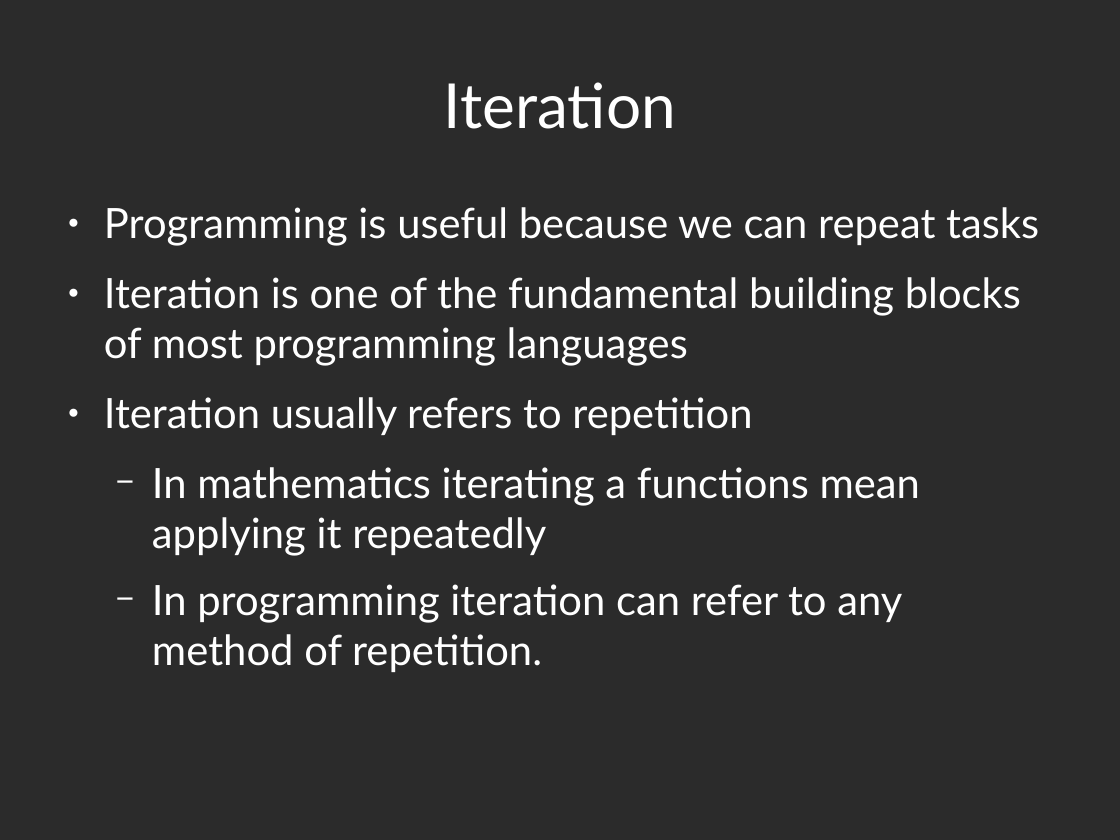
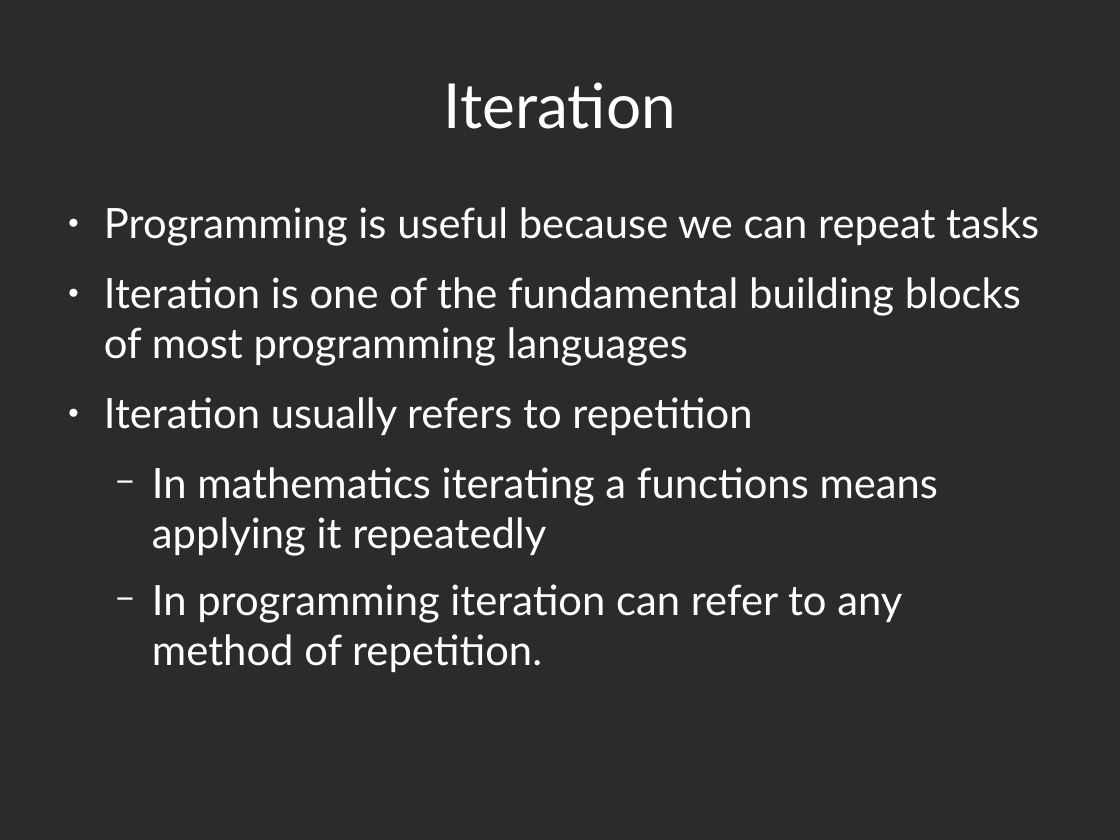
Before and after one commit to abramhindle/python-iteration-talk, a slide deck: slide 2 of iteration-talk.odp. Drawn at 1120x840 pixels with LibreOffice and Linux fonts; fonts in the diff are those of the drawing; background and template pictures are left out; a plain dark background stands for a picture behind light text. Boxes give left, top, right and bottom in pixels: in the first picture for what was removed or moved away, otherwise in the second. Text is boxed around its words. In the diff, an @@ line names an element or a change of style, - is before the commit and + after.

Commit message:
iteration now parallel

```diff
--- a/iteration-talk.odp
+++ b/iteration-talk.odp
@@ text at (x1=152, y1=467, x2=939, y2=556): text changed @@
-  − In mathematics iterating a functions mean applying it repeatedly
+  − In mathematics iterating a functions means applying it repeatedly
```
Also in this commit, not shown: 2 other slides changed, 5 slides added, 1 other file.
